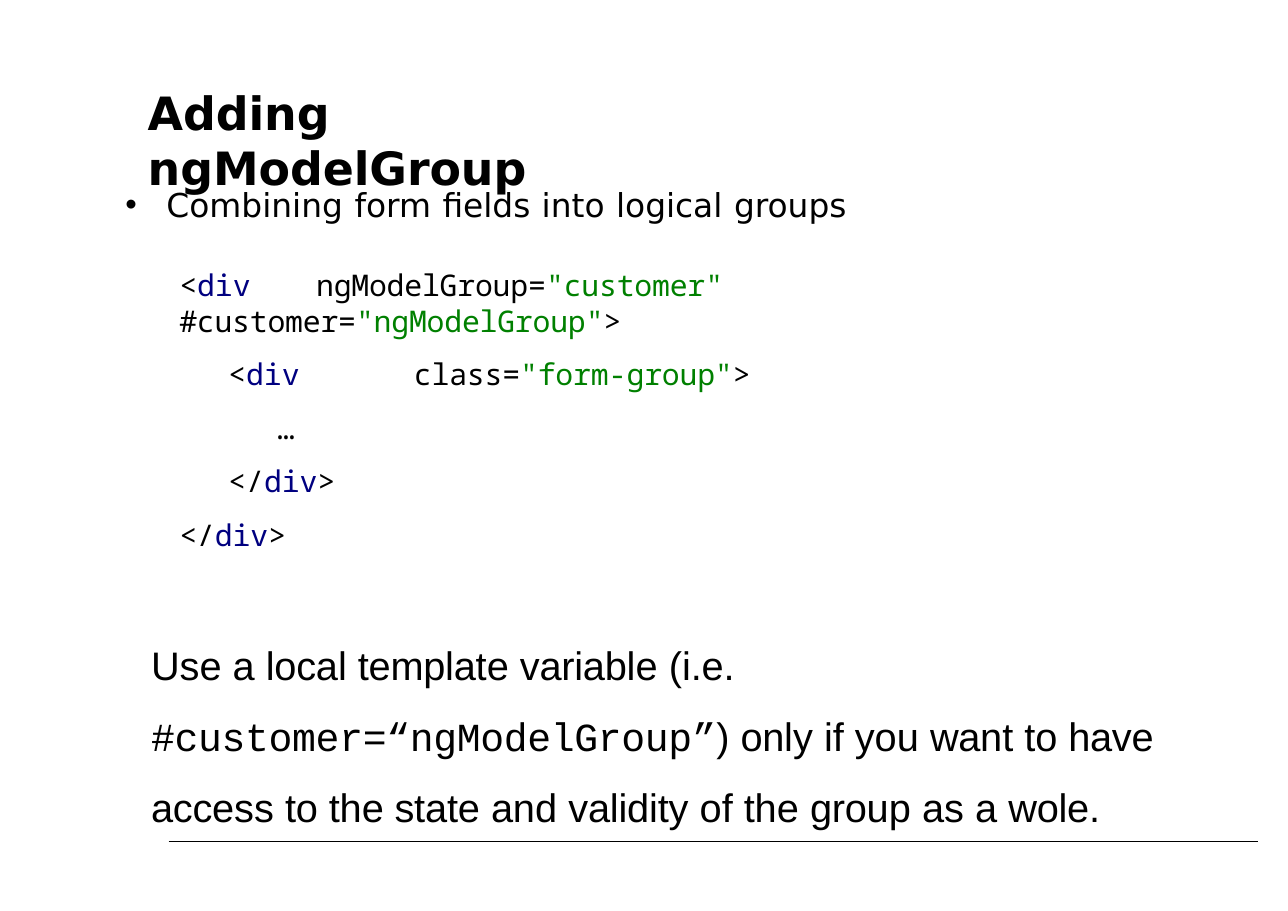
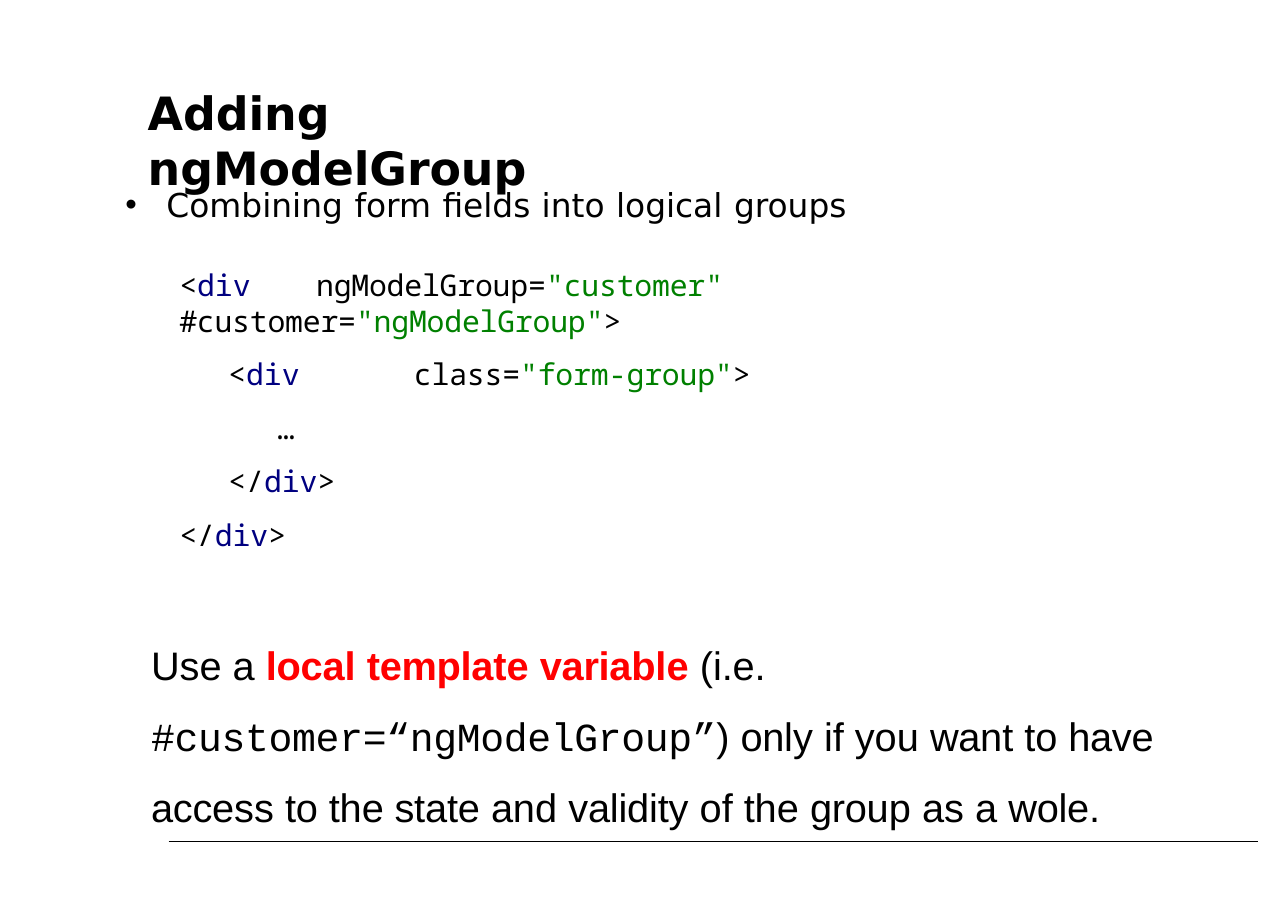
Before and after one commit to petereijgermans11/workshop-angular7, a slide deck: slide 32 of PPT/06- Angular Forms.pptx (slide 31 before the commit). Drawn at 1288x911 pixels with LibreOffice and Linux fonts; fonts in the diff are those of the drawing. Boxes give left, top, right and bottom in pixels: in the first picture for what was removed or moved away, otherwise in the second. Text is boxed around its words. In the diff, an @@ line names an element or a change of style, - is before the commit and + after.

```diff
--- a/PPT/06- Angular Forms.pptx
+++ b/PPT/06- Angular Forms.pptx
@@ text at (x1=151, y1=651, x2=766, y2=687): text colour #000000 to #FF0000, bold on in "local template variable" @@
```
Also in this commit, not shown: 4 other slides changed, 5 slides added, 3 other files.
